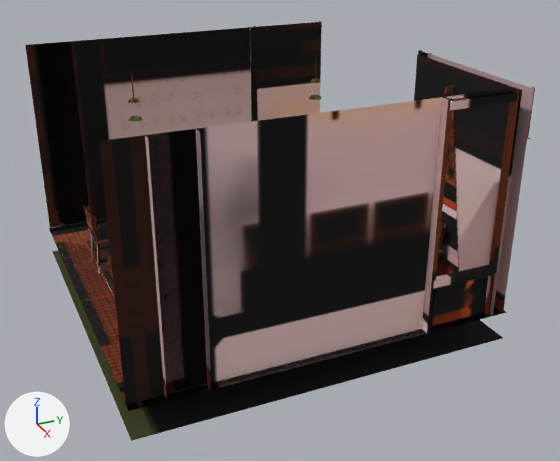
The glTF model site/public/models/baked/room-cafe-day.gltf: old version first, new version second.
Both versions are drawn from a camera (50 mm lens) standing at (4.98, -3.64, 1.92) and looking at (1.66, -2.14, 0.26). The lights are fixed; the arrows at lower left show +X, +Y and +Z. The older version comes first. Vertices at exactly the same position are counted once.

Names of what the first picture shows: 'room-cafe.baked.001'.
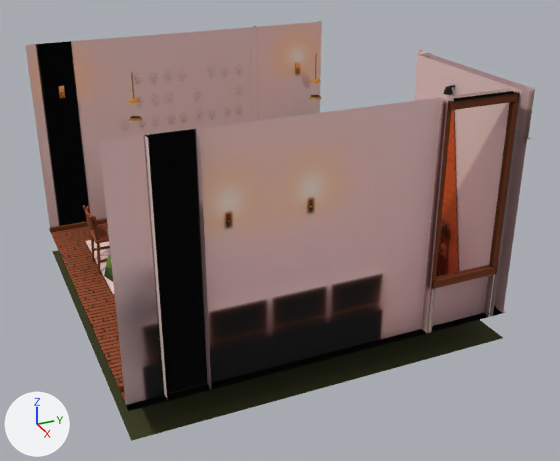
Pixel boxes (x1, y1, x2, y2) of what changed, in the pictures (560 x 461 px):
part 1 of me_room_cafe_baked_002, added
    after: (58, 86, 65, 98)
part 2 of me_room_cafe_baked_002, surface changed
    both: (25, 21, 535, 433)

Edits to the bpy script that builds the scene:
```text
Change me_room_cafe_baked_002:
    used by ob_room_cafe_baked_001; location = (0.0, 0.0, 0.0)
    remove me_room_cafe_baked_002.from_pydata(...)  # 11894 vertices, 18537 faces; spans x 0.56..2.46, y -3.16..-1.3, z -0.15..1.1
    add me_room_cafe_baked_002.from_pydata(...)  # 12054 vertices, 18809 faces; spans x 0.56..2.46, y -3.16..-1.3, z -0.15..1.1
    me_room_cafe_baked_002 part 1: a new loose piece, a box spanning x 0.6071..0.6136, y -3.0144..-2.9856, z 0.7959..0.8615, in mat_baked_room_cafe_day (picture img_room_cafe_day_jpg)
    me_room_cafe_baked_002 part 2: 18537 kept faces spanning x 0.56..2.46, y -3.16..-1.3, z -0.15..1.1 get new texture (UV) coordinates
    other edits to the shape of me_room_cafe_baked_002 do not show in these pictures
```
